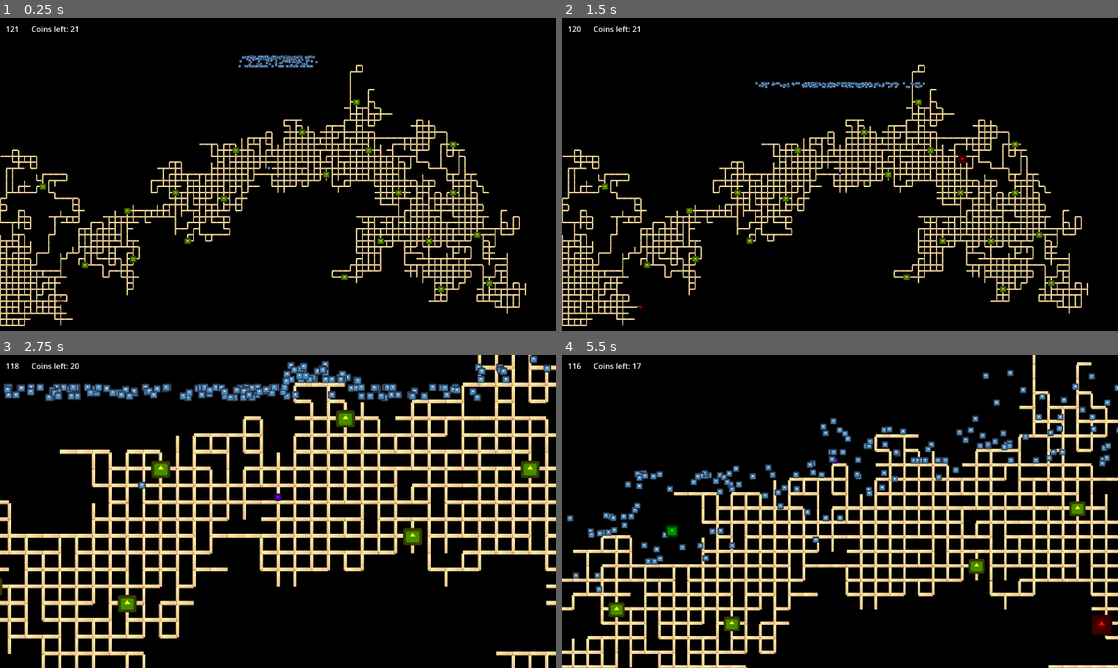
Above: before the commit, frames 1-4 (two rows, left to right).
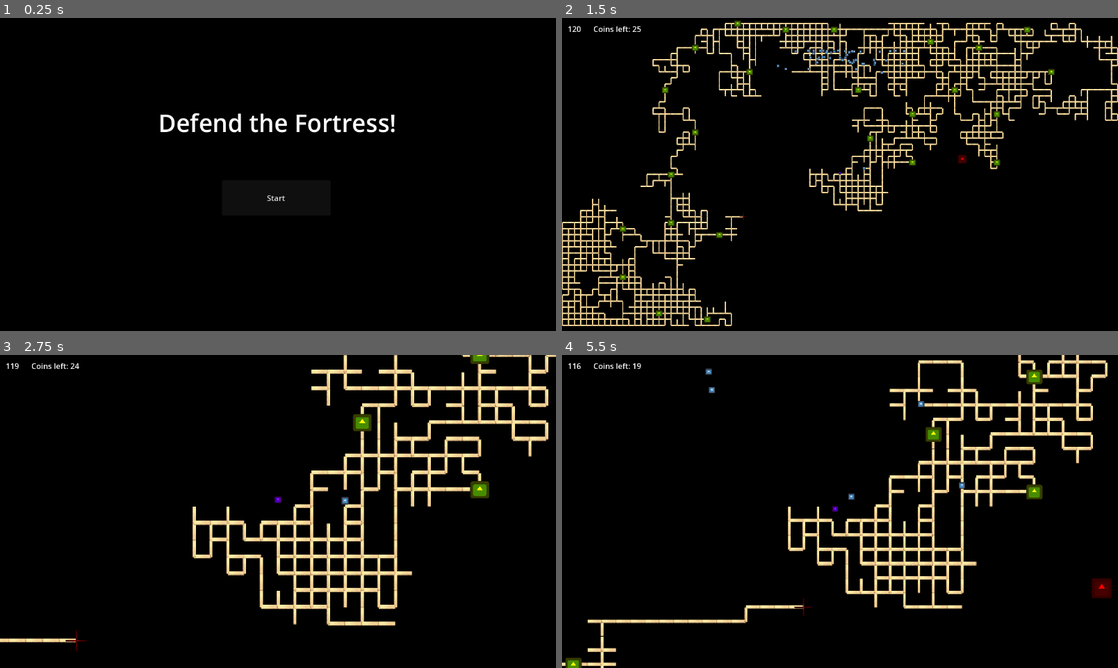
Above: after the commit, the same moments.

Repository: Kurooco/TwoDays
Game: Godot game, scene res://game_manager.tscn
Two runs of this game, one before a commit and one after it. Both use one fixed random seed, a clock stepped at 60 frames per second and the inputs below. Before the commit the project starts from res://main.tscn. The engine's default icon, where the game draws it, is replaced by a stand-in: a white triangle on a blue panel in a dark square.
Inputs (mouse positions are in pixels of both pictures, inside the frame that each line leads up to):
- Up to frame 1 (0.25 s): no input
- Up to frame 2 (1.5 s): click (840, 196) at 0.5 s, where only the run after the commit has a clickable "Start"; move the mouse to (962, 158) at 1.27 s; hold W (up) from 1.28 s (still down); click (962, 158) at 1.35 s
- Up to frame 3 (2.75 s): keep holding W (up); move the mouse to (166, 527) at 2.02 s; tap C (toggle camera) at 2.1 s
- Up to frame 4 (5.5 s): move the mouse to (895, 442) at 2.77 s; release W (up) at 2.78 s; hold A (left) 2.78-3.53 s; click (895, 442) at 2.85 s; move the mouse to (812, 574) at 3.52 s; hold W (up) 3.53-5.03 s; tap C (toggle camera) at 3.6, 5.1 s; move the mouse to (1006, 558) at 4.27 s; click (1006, 558) at 4.35 s; move the mouse to (673, 464) at 5.02 s; hold D (down) from 5.03 s (still down); tap W (up) at 5.27 s

The runs differ from the first frame. In frame 1, 12% of the frame differs, in the area x 0-95%, y 2-99%; in frame 2, 18%; in frame 3, 28%, in the area x 0-100%, y 0-100%; in frame 4, 23%.

Commit message:
added game manager and menu screen

Diff:
--- a/autoload.gd
+++ b/autoload.gd
@@ -2,3 +2,4 @@
 
 var coins = 0
 var border = Vector2(1152, 648)
+var game_manager
--- /dev/null
+++ b/game_manager.gd
@@ -0,0 +1,29 @@
+extends Node
+
+@export var opening_scene : PackedScene
+var level_stack : Array
+var current_scene = null
+
+# Called when the node enters the scene tree for the first time.
+func _ready():
+	Autoload.game_manager = self
+	add_scene_to_stack(opening_scene)
+
+func add_scene_to_stack(level: PackedScene):
+	#if(current_scene != null):
+	#	current_scene.hide()
+
+	var new_level = level.instantiate()
+	add_child(new_level)
+	level_stack.append(new_level)
+	current_scene = new_level
+
+func pop():
+	if(!level_stack.is_empty()):
+		level_stack.pop_back().queue_free()
+		if(!level_stack.is_empty()):
+			add_child(level_stack.back())
+
+func replace_with_scene(level: PackedScene):
+	pop()
+	add_scene_to_stack(level)
--- /dev/null
+++ b/game_manager.tscn
@@ -0,0 +1,8 @@
+[gd_scene load_steps=3 format=3 uid="uid://hcx3a2g27hqx"]
+
+[ext_resource type="Script" path="res://game_manager.gd" id="1_35bk2"]
+[ext_resource type="PackedScene" uid="uid://dk1kchy4lstom" path="res://menu.tscn" id="2_2nk0u"]
+
+[node name="GameManager" type="Node"]
+script = ExtResource("1_35bk2")
+opening_scene = ExtResource("2_2nk0u")
--- a/main.tscn
+++ b/main.tscn
@@ -41,7 +41,7 @@
 
 [node name="PanicSpawner" parent="." node_paths=PackedStringArray("worldmap") instance=ExtResource("9_ipclb")]
 position = Vector2(0, -925)
-amount = 200
+amount = 50
 worldmap = NodePath("..")
 
 [node name="CanvasLayer" type="CanvasLayer" parent="."]
--- /dev/null
+++ b/menu.tscn
@@ -0,0 +1,27 @@
+[gd_scene load_steps=3 format=3 uid="uid://dk1kchy4lstom"]
+
+[ext_resource type="PackedScene" uid="uid://dgli77mh004mr" path="res://switch_screen_button.tscn" id="1_tw2xr"]
+[ext_resource type="PackedScene" uid="uid://cbpbwbt3gb260" path="res://main.tscn" id="2_6icf1"]
+
+[node name="CanvasLayer" type="CanvasLayer"]
+
+[node name="Label" type="Label" parent="."]
+anchors_preset = 5
+anchor_left = 0.5
+anchor_right = 0.5
+offset_left = -248.0
+offset_top = 182.0
+offset_right = 248.0
+offset_bottom = 259.0
+grow_horizontal = 2
+theme_override_font_sizes/font_size = 50
+text = "Defend the Fortress!"
+
+[node name="SwitchScreenButton" parent="." instance=ExtResource("1_tw2xr")]
+offset_left = 460.0
+offset_top = 336.0
+offset_right = 685.0
+offset_bottom = 409.0
+text = "Start
+"
+scene = ExtResource("2_6icf1")
--- a/project.godot
+++ b/project.godot
@@ -11,7 +11,7 @@
 [application]
 
 config/name="Two Days"
-run/main_scene="res://main.tscn"
+run/main_scene="res://game_manager.tscn"
 config/features=PackedStringArray("4.2", "GL Compatibility")
 config/icon="res://icon.svg"
 
--- /dev/null
+++ b/switch_screen_button.gd
@@ -0,0 +1,10 @@
+extends Button
+
+@export var scene : PackedScene
+@export var replace_previous_scene : bool = true
+
+func _on_button_down():
+	if(replace_previous_scene):
+		Autoload.game_manager.replace_with_scene(scene)
+	else:
+		Autoload.game_manager.add_scene_to_stack(scene)
--- /dev/null
+++ b/switch_screen_button.tscn
@@ -0,0 +1,11 @@
+[gd_scene load_steps=2 format=3 uid="uid://dgli77mh004mr"]
+
+[ext_resource type="Script" path="res://switch_screen_button.gd" id="1_v6x2l"]
+
+[node name="SwitchScreenButton" type="Button"]
+offset_right = 8.0
+offset_bottom = 8.0
+text = "Switch"
+script = ExtResource("1_v6x2l")
+
+[connection signal="button_down" from="." to="." method="_on_button_down"]
